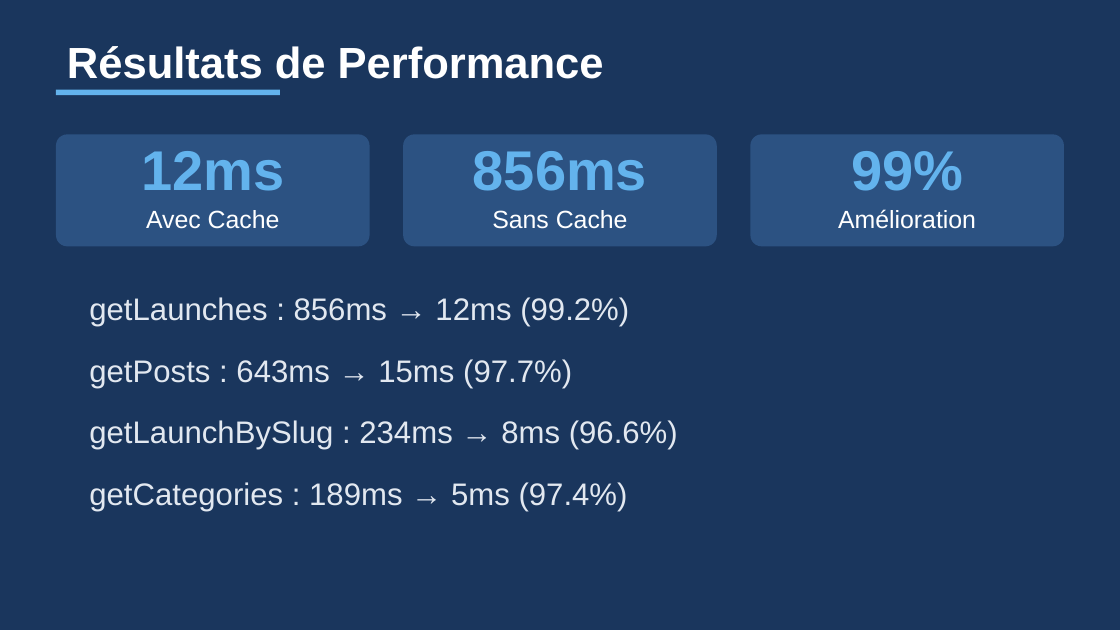
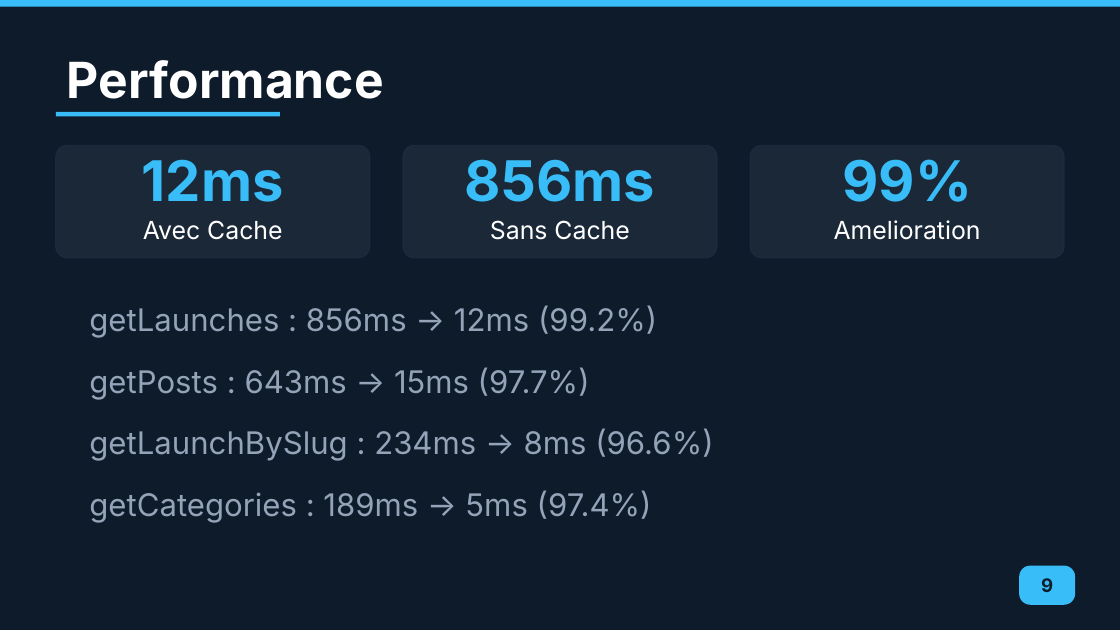
Before and after one commit to Zeinot/marketplace-saas, a slide deck: slide 9 of output/Presentation_Cache_Redis.pptx. Drawn at 1120x630 pixels with LibreOffice and Linux fonts; fonts in the diff are those of the drawing. Boxes give left, top, right and bottom in pixels: in the first picture for what was removed or moved away, otherwise in the second. Text is boxed around its words. In the diff, an @@ line names an element or a change of style, - is before the commit and + after.

```diff
--- a/output/Presentation_Cache_Redis.pptx
+++ b/output/Presentation_Cache_Redis.pptx
@@ background #1A365D to #0D1B2A @@
@@ rectangle added at [0,0,1120,7], fill #38BDF8 @@
@@ text at [67,60,384,99]: text changed; size 28 to 32 pt; font Arial to Inter @@
-Résultats de Performance
+Performance
@@ rectangle: place and size @@
-rectangle at [56,90,280,95]
+rectangle at [56,112,280,116]
@@ rectangle at [56,112,280,116]: fill #63B3ED to #38BDF8 @@
@@ 5 texts, 3 rounded rectangles: place and size @@
-5 texts, 3 rounded rectangles at [56,134,1064,246]
+5 texts, 3 rounded rectangles at [56,146,1064,258]
@@ fill #2C5282 to #1B2838; outline none to #1E293B 1 pt in 3 elements at [56,146,370,258], [403,146,717,258], [750,146,1064,258] @@
@@ font Arial to Inter, text colour #63B3ED to #38BDF8 in 3 elements at [142,159,284,202], [465,159,655,202], [842,159,972,202] @@
@@ text removed at [838,209,976,229] @@
-Amélioration
@@ text "Avec Cache" at [143,220,282,240]: font Arial to Inter @@
@@ text "Sans Cache" at [490,220,629,240]: font Arial to Inter @@
@@ text added at [834,220,981,240], 16 pt, text #FFFFFF @@
+Amelioration
@@ text at [89,305,657,338]: text changed; font Arial to Inter; text colour #E2E8F0 to #94A3B8 @@
-getLaunches : 856ms → 12ms (99.2%)
+getLaunches : 856ms -> 12ms (99.2%)
@@ text at [89,367,590,400]: text changed; font Arial to Inter; text colour #E2E8F0 to #94A3B8 @@
-getPosts : 643ms → 15ms (97.7%)
+getPosts : 643ms -> 15ms (97.7%)
@@ text at [89,428,713,461]: text changed; font Arial to Inter; text colour #E2E8F0 to #94A3B8 @@
-getLaunchBySlug : 234ms → 8ms (96.6%)
+getLaunchBySlug : 234ms -> 8ms (96.6%)
@@ text at [89,490,652,523]: text changed; font Arial to Inter; text colour #E2E8F0 to #94A3B8 @@
-getCategories : 189ms → 5ms (97.4%)
+getCategories : 189ms -> 5ms (97.4%)
@@ rounded rectangle added at [1019,566,1075,605], fill #38BDF8 @@
@@ text added at [1041,578,1053,592], 12 pt, text #0D1B2A, bold @@
+9
```
Also in this commit, not shown: 9 other slides changed, 13 other files.
